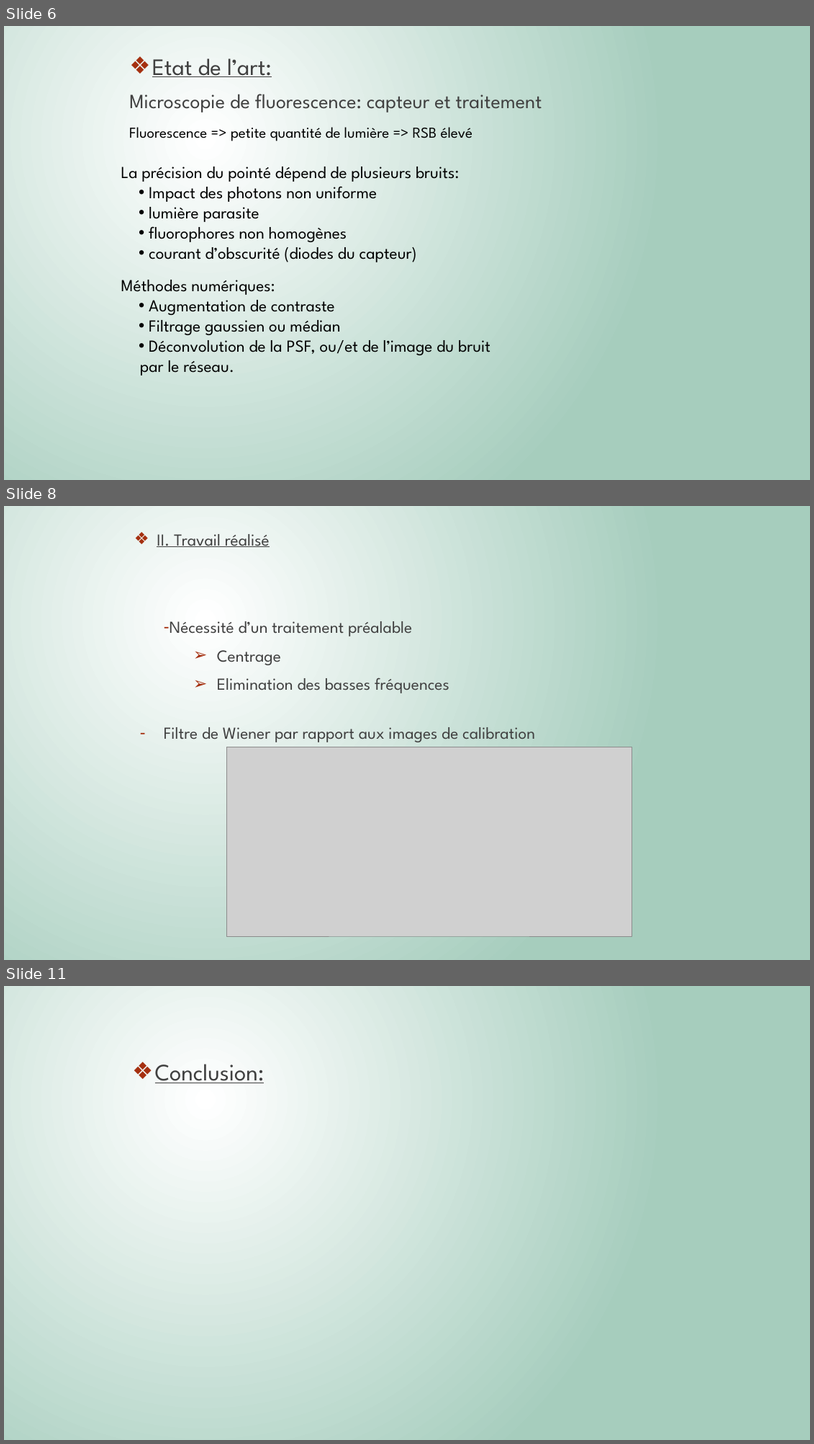
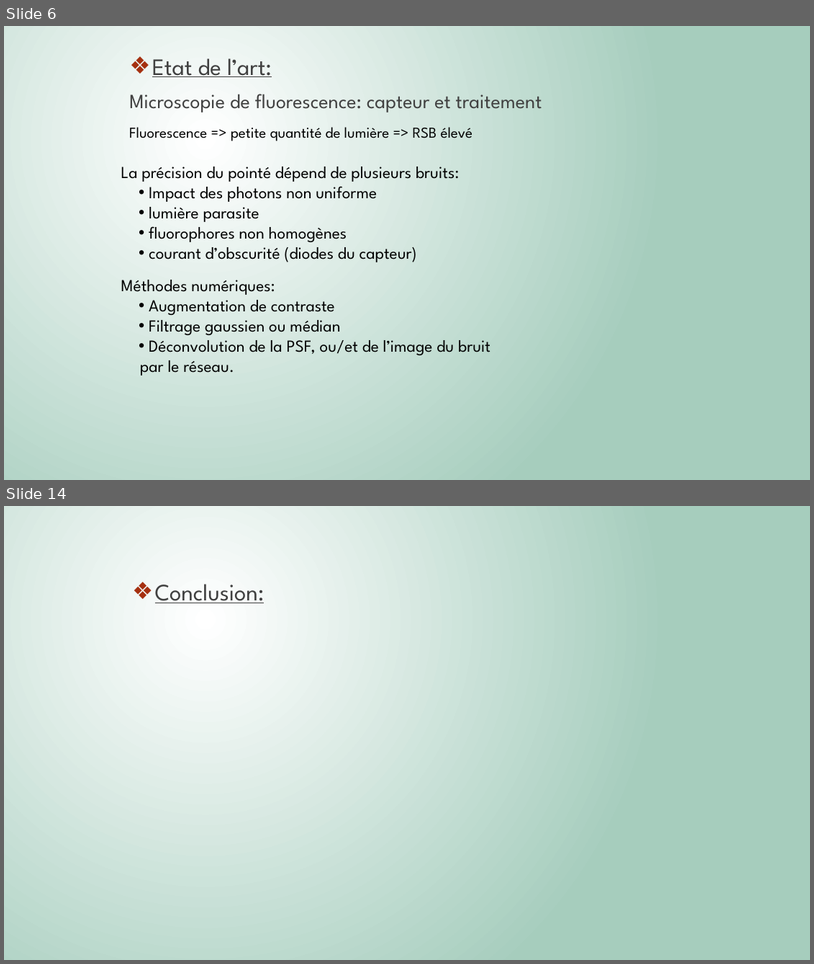
Before and after one commit to Killian-Herveau/PIMS, a slide deck: Pres_Avril/PresentationPIMSAvril.pptx. Shown one above the other, each under a label of ours: slides 6, 8 and 11 before the commit, slides 6 and 14 after it; the slides between them are not shown. The pictures are 814x1444 and 814x964 pixels, drawn with LibreOffice and Linux fonts; fonts in the diff are those of the drawing; grey boxes stand for pictures. Boxes give left, top, right and bottom in pixels: in the first picture for what was removed or moved away, otherwise in the second. Text is boxed around its words. In the diff, an @@ line names an element or a change of style, - is before the commit and + after.

```diff
--- a/Pres_Avril/PresentationPIMSAvril.pptx
+++ b/Pres_Avril/PresentationPIMSAvril.pptx
@@ slide 8 removed at [4,506,810,960], background gradient #FFFFFF to #A6CDBD @@
@@ text removed at [157,534,535,742] @@
-❖ II. Travail réalisé
-– Nécessité d’un traitement préalable
-➢ Centrage
-➢ Elimination des basses fréquences
-– Filtre de Wiener par rapport aux images de calibration
@@ picture removed at [226,746,632,936] @@
@@ what was slide 11 is now slide 14 @@
```
Also in this commit, not shown: 2 slides changed, 6 slides added, 2 other slides removed, 7 other files.
